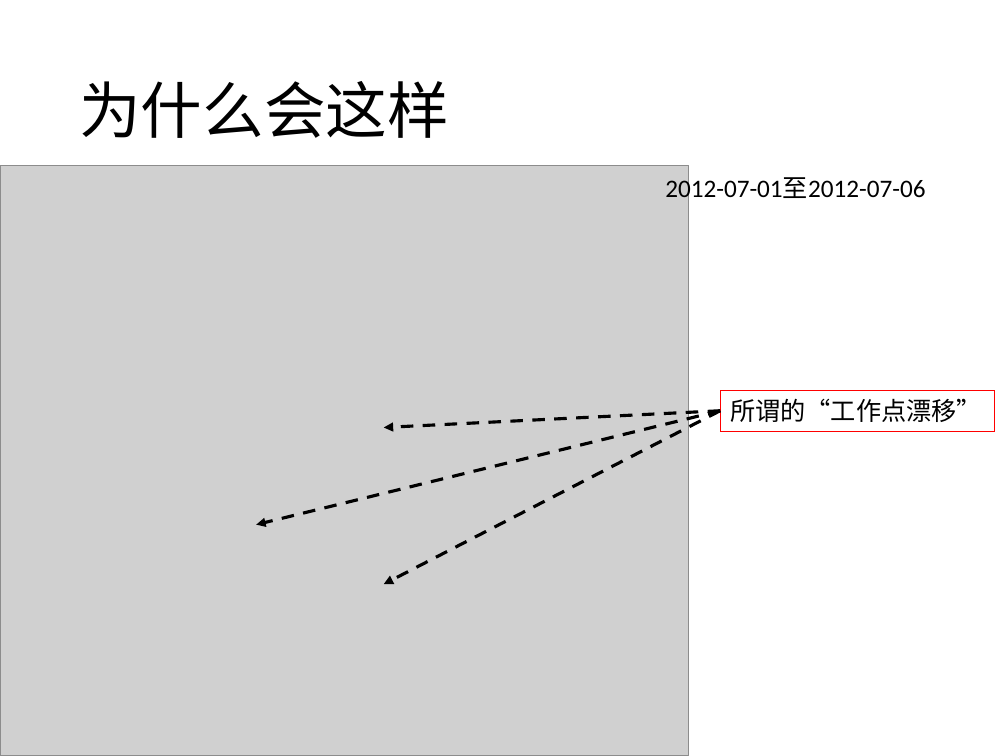
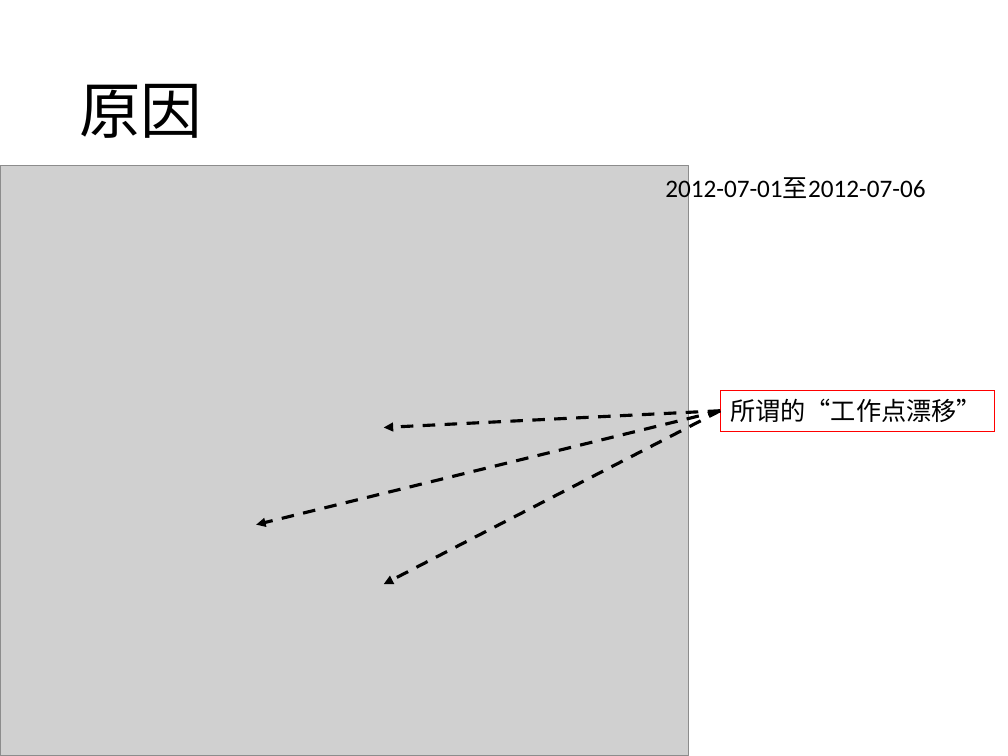
Before and after one commit to prm10/paper, a slide deck: slide 9 of presentation/msi.pptx (slide 8 before the commit). Drawn at 1008x756 pixels with LibreOffice and Linux fonts; fonts in the diff are those of the drawing; grey boxes stand for pictures. Boxes give left, top, right and bottom in pixels: in the first picture for what was removed or moved away, otherwise in the second. Text is boxed around its words. In the diff, an @@ line names an element or a change of style, - is before the commit and + after.

```diff
--- a/presentation/msi.pptx
+++ b/presentation/msi.pptx
@@ title at [79,83,202,138]: text changed @@
-为什么会这样
+原因
```
Also in this commit, not shown: 10 other slides changed, 6 slides added, 3 slides removed, 2 other files.
